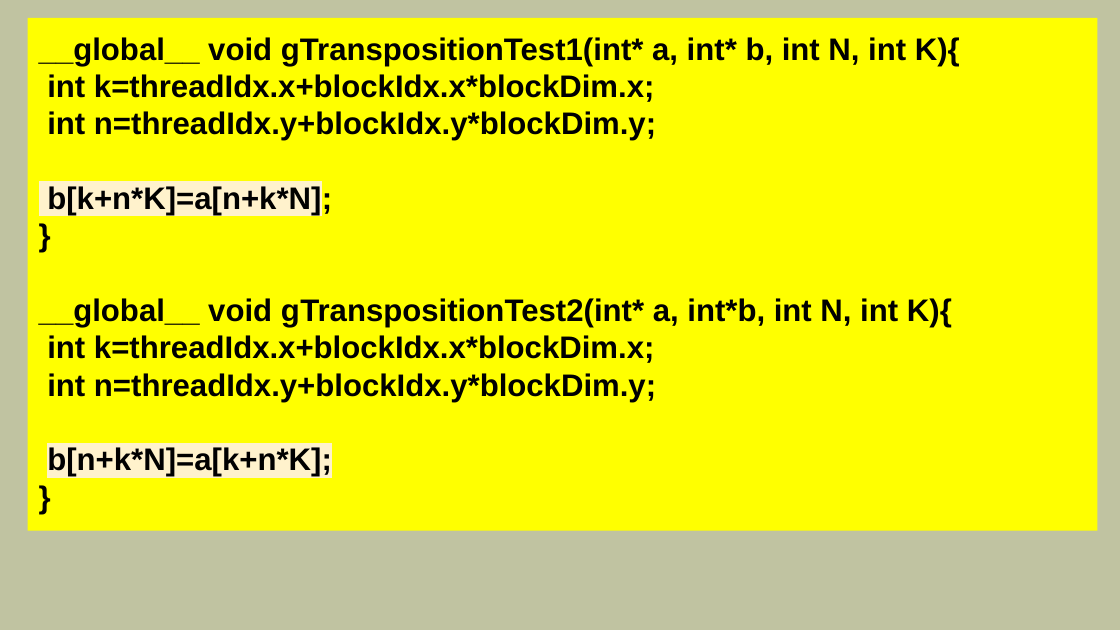
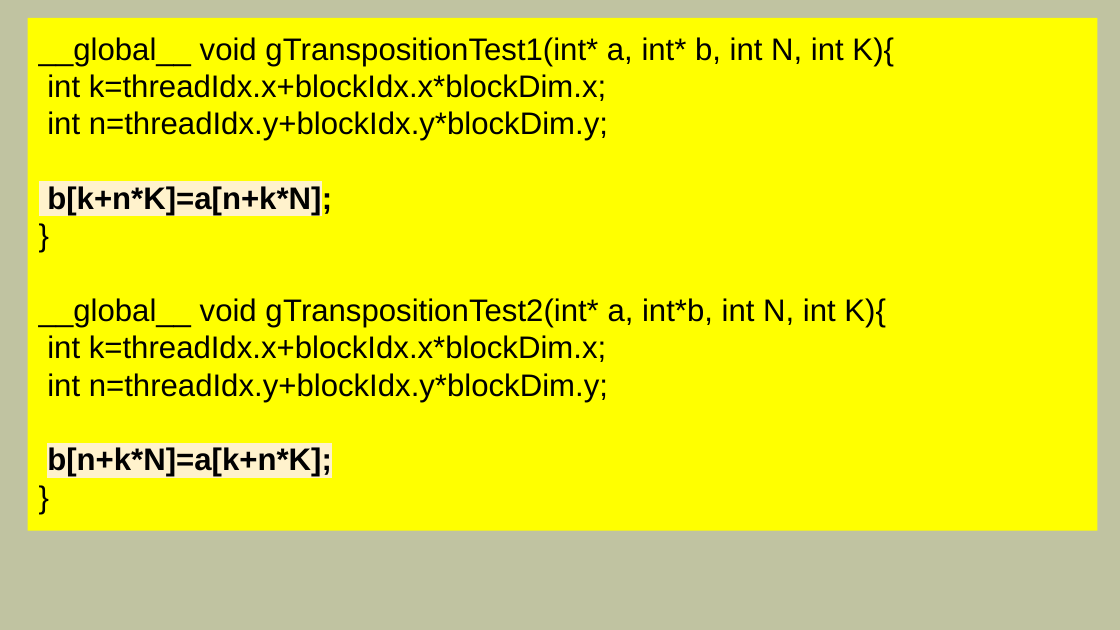
Before and after one commit to mlkv52/sibsutis_cuda_bachelors-2025, a slide deck: slide 3 of Лекции/pptx/Лекция6-ПГП-2025.pptx (slide 7 before the commit). Drawn at 1120x630 pixels with LibreOffice and Linux fonts; fonts in the diff are those of the drawing. Boxes give left, top, right and bottom in pixels: in the first picture for what was removed or moved away, otherwise in the second. Text is boxed around its words. In the diff, an @@ line names an element or a change of style, - is before the commit and + after.

```diff
--- a/Лекции/pptx/Лекция6-ПГП-2025.pptx
+++ b/Лекции/pptx/Лекция6-ПГП-2025.pptx
@@ text in rectangle at [39,37,893,402]: bold off in "__global__ void gTranspositionTest1(int* a, int* b, int ...", "int k=threadIdx.x+blockIdx.x*blockDim.x;", "int n=threadIdx.y+blockIdx.y*blockDim.y;", "}" and 4 more places @@
```
Also in this commit, not shown: 1 other slide changed, 5 slides removed, 1 other file.
